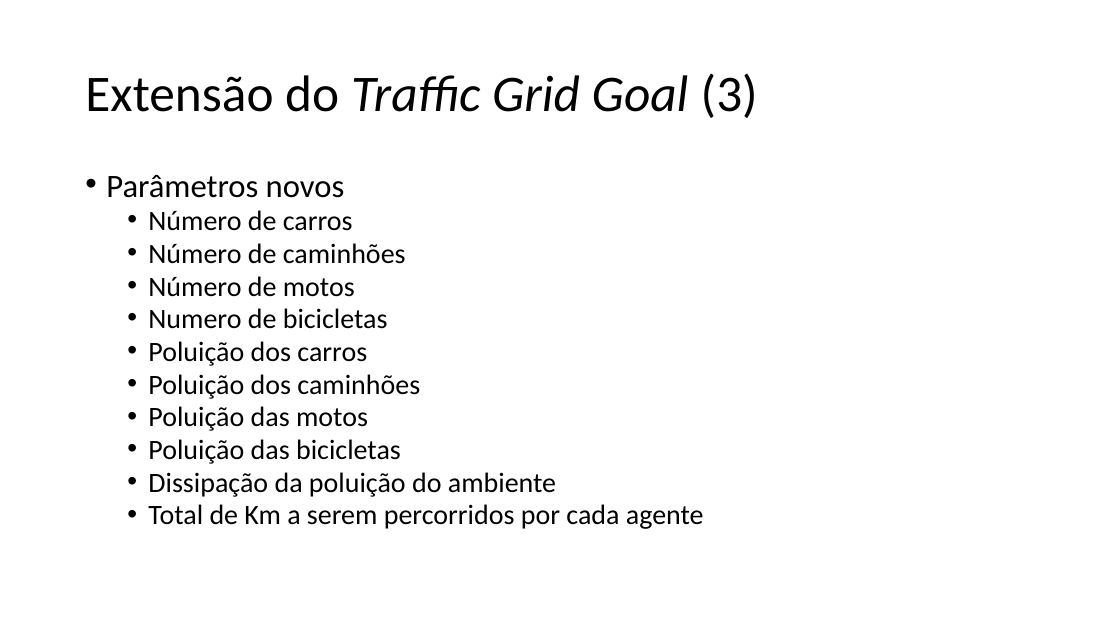
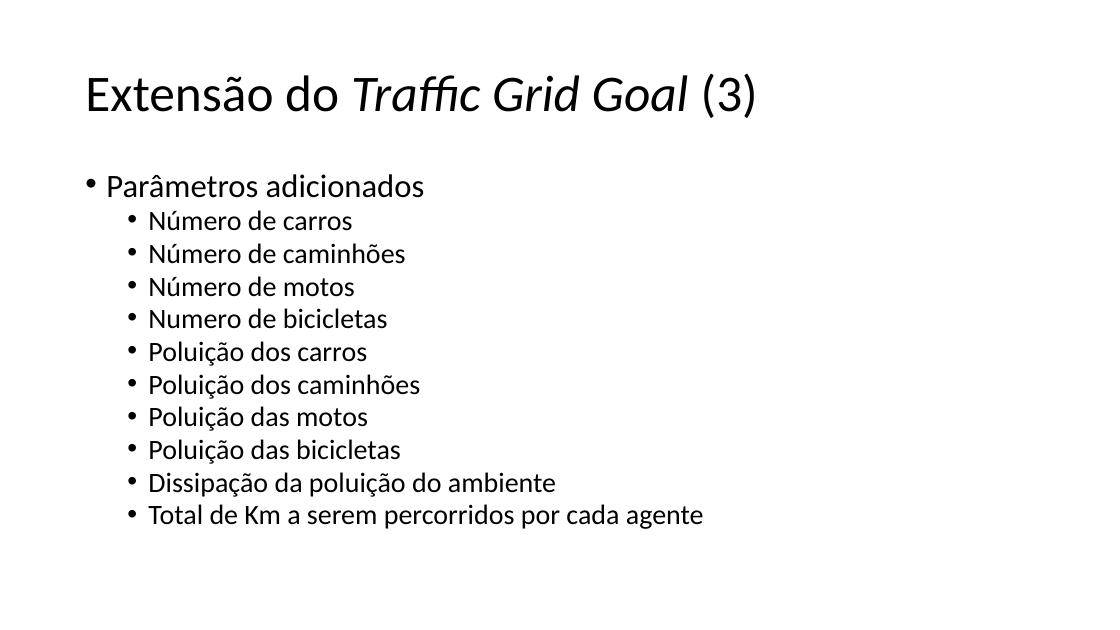
Before and after one commit to rejunges/SimulacaoSocial, a slide deck: slide 5 of Trabalho Netlogo.pptx. Drawn at 1120x630 pixels with LibreOffice and Linux fonts; fonts in the diff are those of the drawing. Boxes give left, top, right and bottom in pixels: in the first picture for what was removed or moved away, otherwise in the second. Text is boxed around its words. In the diff, an @@ line names an element or a change of style, - is before the commit and + after.

```diff
--- a/Trabalho Netlogo.pptx
+++ b/Trabalho Netlogo.pptx
@@ text at <box>106,174,425,198</box>: text changed @@
-• Parâmetros novos
+• Parâmetros adicionados
```
Also in this commit, not shown: 3 other slides changed, 8 slides added, 1 other file.
